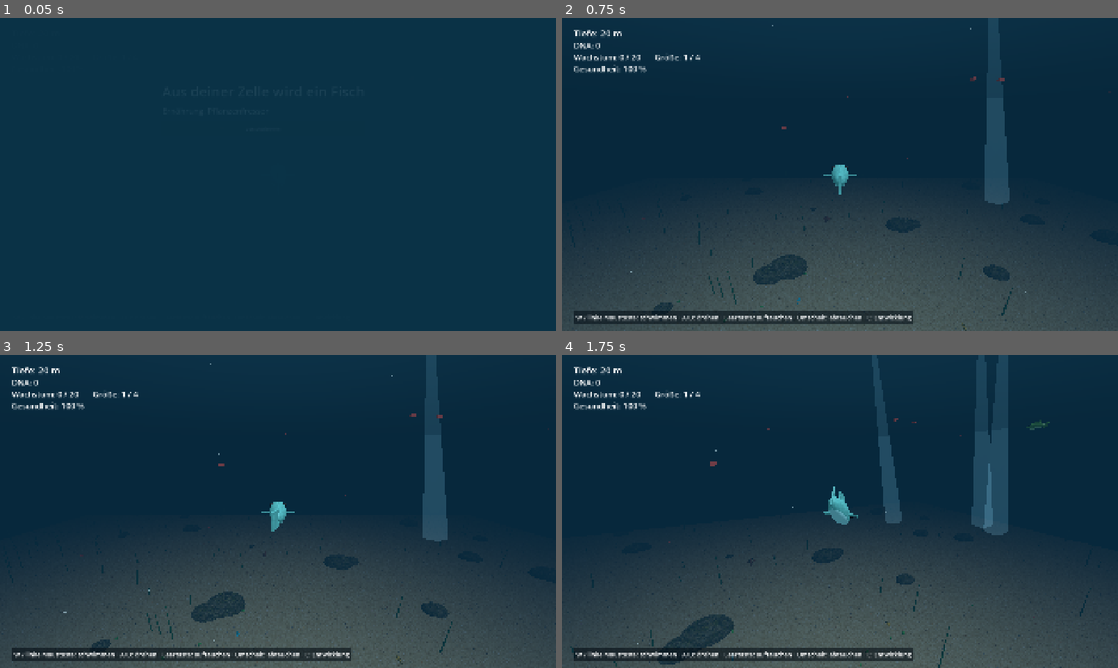
Above: before the commit, frames 1-4 (two rows, left to right).
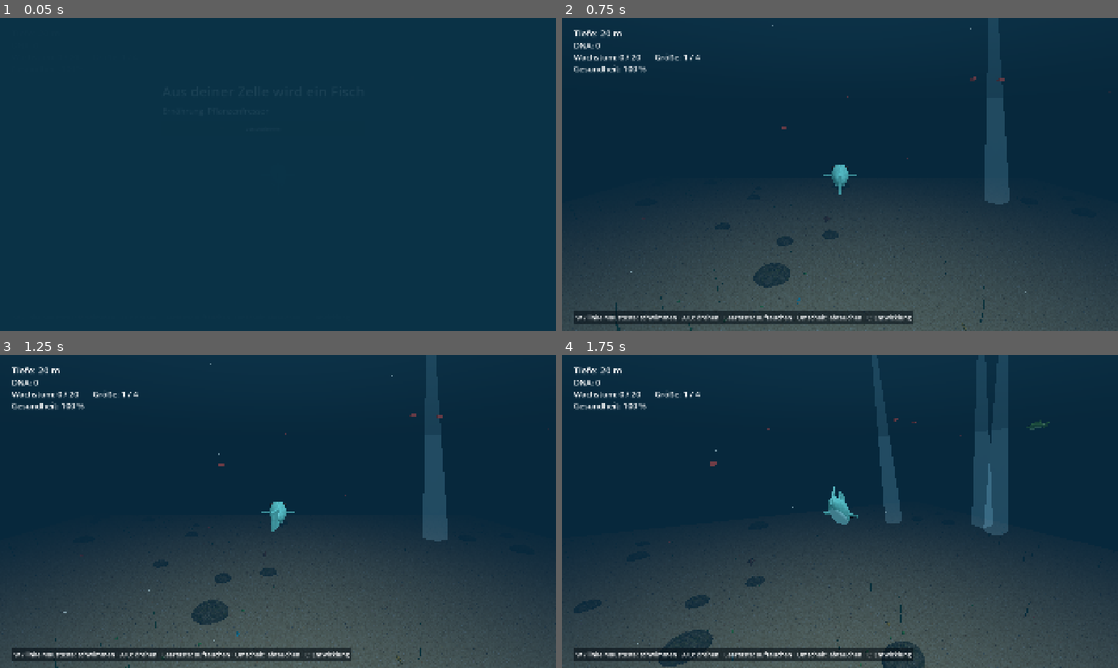
Above: after the commit, the same moments.

Repository: Mayo73/agenthub-backup
Game: Godot game, scene res://scenes/fish.tscn
Two runs of this game, one before a commit and one after it. Both use one fixed random seed, a clock stepped at 60 frames per second and the inputs below. This scene is started directly instead of the project's main scene.
Inputs (mouse positions are in pixels of both pictures, inside the frame that each line leads up to):
- Up to frame 1 (0.05 s): no input
- Up to frame 2 (0.75 s): click "Losschwimmen" at 0.5 s
- Up to frame 3 (1.25 s): no input
- Up to frame 4 (1.75 s): tap Enter at 1.25 s; move the mouse to (962, 495) at 1.27 s; hold D (rechts) from 1.28 s (still down); hold Shift (abtauchen) from 1.28 s (still down); click (962, 495) at 1.42 s

Frame 1 is identical in both runs. In frame 2, 0.9% of the frame differs, in the area x 9-82%, y 61-100%; in frame 3, 1.0%; in frame 4, 1.5%, in the area x 1-96%, y 59-100%.

Commit message:
T-0446: Gebogenes Seegras auch im bisherigen Riff
Erstellt vom lokalen Agent (Modell qwen3.5:35b-a3b, Versuch 2 von 5).

Diff:
--- a/scripts/reef_layout.gd
+++ b/scripts/reef_layout.gd
@@ -13,9 +13,9 @@
 	var rng := RandomNumberGenerator.new()
 	rng.seed = seed_value
 	for i in WEED_COUNT:
-		items.append({"kind": "seegras", "position": random_floor_point(rng), "height": rng.randf_range(3.0, 12.0)})
+		items.append({"kind": "seegras", "position": random_floor_point(rng), "height": rng.randf_range(3.0, 12.0), "bend": rng.randf_range(-0.6, 0.6)})
 	for i in ROCK_COUNT:
-		items.append({"kind": "fels", "position": random_floor_point(rng), "height": rng.randf_range(1.5, 6.0)})
+		items.append({"kind": "fels", "position": random_floor_point(rng), "height": rng.randf_range(1.5, 6.0), "bend": 0.0})
 
 
 ## Zufälliger Punkt auf dem Meeresboden, mindestens 5 m vom Rand.
--- a/scripts/reef_view.gd
+++ b/scripts/reef_view.gd
@@ -15,13 +15,12 @@
 		var h: float = item["height"]
 		var p: Vector3 = item["position"]
 		if item["kind"] == "seegras":
-			var c := CylinderMesh.new()
-			c.top_radius = 0.05
-			c.bottom_radius = 0.18
-			c.height = h
-			m.mesh = c
-			m.material_override = weed_mat
-			m.position = p + Vector3(0.0, h * 0.5, 0.0)
+			var bend: float = item["bend"]
+			m.mesh = SeaweedShape.build_mesh(h, bend)
+			var mat := weed_mat.duplicate()
+			mat.cull_mode = BaseMaterial3D.CULL_DISABLED
+			m.material_override = mat
+			m.position = p
 			weeds.append(m)
 		else:
 			m.mesh = FishModel.sphere(1.0)
--- a/tests/test_reef.gd
+++ b/tests/test_reef.gd
@@ -23,6 +23,19 @@
 		check(absf(item["position"].x) <= FishWorld.HALF_SIZE - 5.0, "absf(position.x) sollte <= FishWorld.HALF_SIZE - 5.0 sein")
 
 
+func test_biegung() -> void:
+	var l := ReefLayout.new()
+	var bend_found := false
+	for item in l.items:
+		if item["kind"] == "seegras":
+			check(item["bend"] >= -0.6 && item["bend"] <= 0.6, "Seegras bend sollte zwischen -0.6 und 0.6 sein")
+			if item["bend"] != 0.0:
+				bend_found = true
+		else:
+			check(item["bend"] == 0.0, "Fels bend sollte 0.0 sein")
+	check(bend_found, "mindestens ein Seegras sollte ungleich 0 bent haben")
+
+
 func test_gleicher_seed() -> void:
 	var items_3a := ReefLayout.new(3).items
 	var items_3b := ReefLayout.new(3).items
@@ -36,7 +49,7 @@
 	check_eq(v.get_child_count(), 200, "Gesamtanzahl Kinder sollte 200 sein")
 	check_eq(v.weeds.size(), 160, "weeds size sollte 160 sein")
 	var first: Dictionary = v.layout.items[0]
-	var expected_pos: Vector3 = first["position"] + Vector3(0.0, first["height"] * 0.5, 0.0)
+	var expected_pos: Vector3 = first["position"]
 	check((v.get_child(0) as MeshInstance3D).position.is_equal_approx(expected_pos), "erste Position sollte stimmen")
 	v.free()
 
--- a/tests/test_reef_view.gd
+++ b/tests/test_reef_view.gd
@@ -20,3 +20,12 @@
 				has_rock_material = true
 				break
 	check(has_rock_material, "Mindestens ein Felsen hat ROCK-Textur")
+
+
+func test_seegras_gebogen() -> void:
+	var has_bent_seagrass := false
+	for child in reef.get_children():
+		if child is MeshInstance3D and (child as MeshInstance3D).mesh is ArrayMesh:
+			has_bent_seagrass = true
+			break
+	check(has_bent_seagrass, "Das erste Seegras hat ein ArrayMesh")
